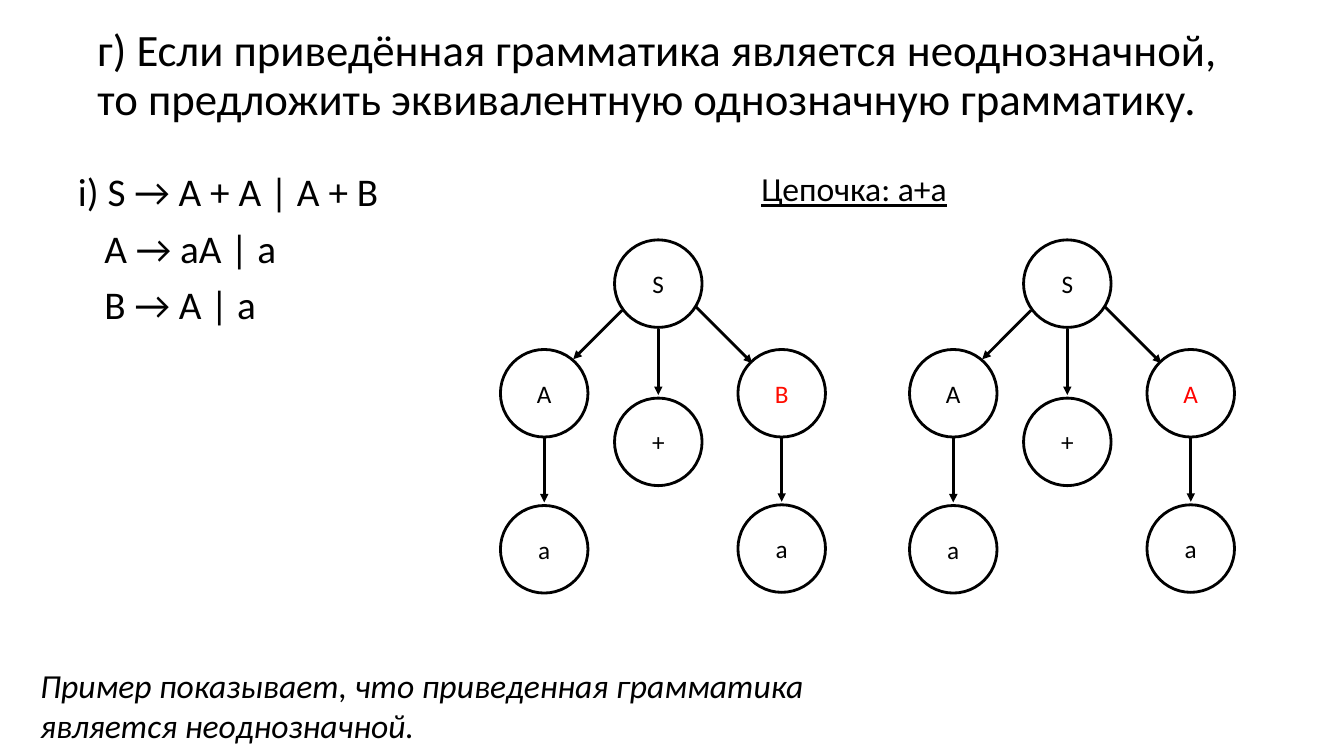
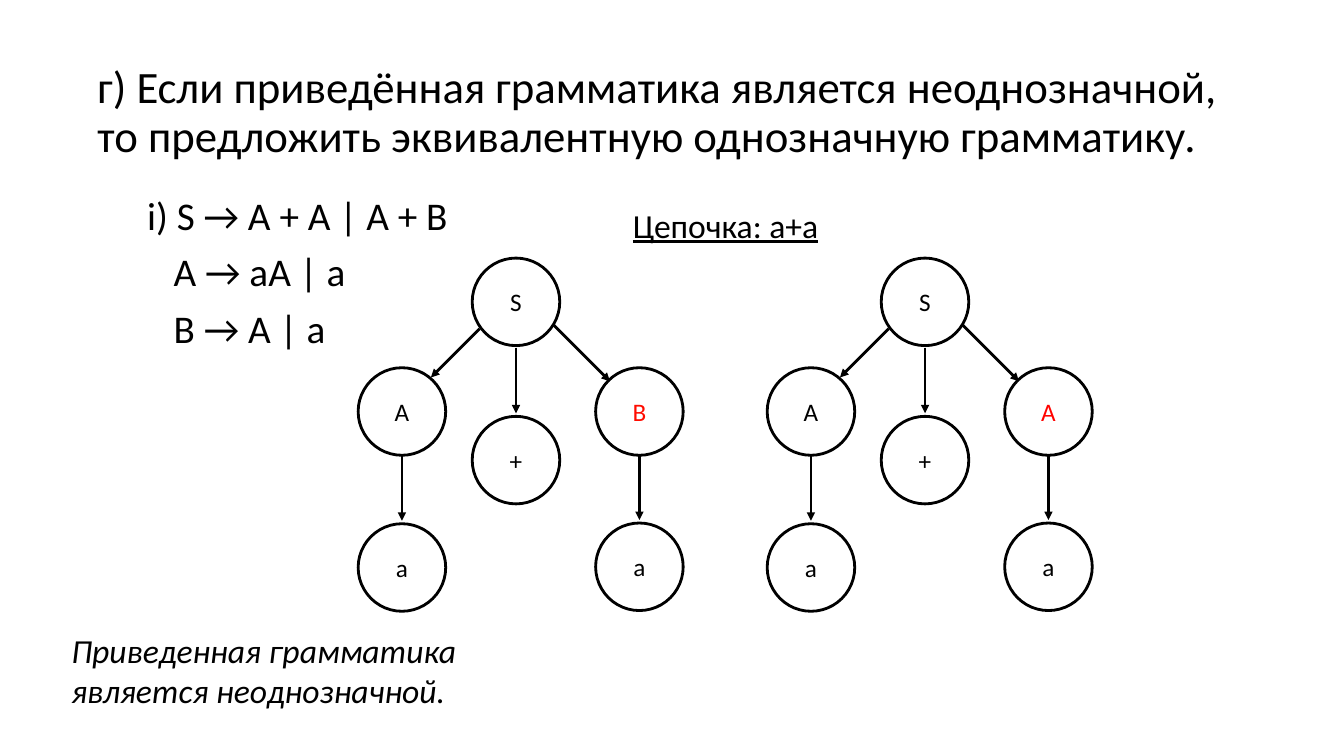
Before and after one commit to goddamnteam/korzun, a slide deck: slide 9 of task6.pptx (slide 6 before the commit). Drawn at 1344x756 pixels with LibreOffice and Linux fonts; fonts in the diff are those of the drawing. Boxes give left, top, right and bottom in pixels: in the first picture for what was removed or moved away, otherwise in the second. Text is boxed around its words. In the diff, an @@ line names an element or a change of style, - is before the commit and + after.

```diff
--- a/task6.pptx
+++ b/task6.pptx
@@ title "г) Если приведённая грамматика является ..." moved from (x1=97, y1=33, x2=1216, y2=123) to (x1=97, y1=70, x2=1216, y2=160) @@
@@ text "i) S → A + ..." moved from (x1=78, y1=177, x2=378, y2=320) to (x1=147, y1=201, x2=447, y2=344) @@
@@ text "Цепочка: a+a" moved from (x1=761, y1=179, x2=947, y2=207) to (x1=633, y1=216, x2=818, y2=244) @@
@@ arrow moved from (1105, 307) - (1162, 363) to (480, 329) - (431, 378) @@
@@ arrow moved from (622, 311) - (574, 359) to (554, 325) - (610, 381) @@
@@ arrow moved from (696, 307) - (752, 363) to (889, 329) - (840, 378) @@
@@ arrow moved from (1031, 311) - (982, 359) to (963, 325) - (1019, 381) @@
@@ 5 ellipses, 2 arrows moved together from (x1=615, y1=240, x2=1111, y2=486) to (x1=473, y1=258, x2=969, y2=504) @@
@@ ellipse "A" moved from (x1=501, y1=350, x2=589, y2=438) to (x1=358, y1=368, x2=446, y2=456) @@
@@ ellipse "A" moved from (x1=1147, y1=505, x2=1235, y2=593) to (x1=767, y1=368, x2=855, y2=456) @@
@@ ellipse "A" at (x1=1005, y1=368, x2=1093, y2=456): text colour #000000 to #FF0300 @@
@@ text in ellipse at (x1=804, y1=404, x2=819, y2=421): text changed @@
-a
+A
@@ arrow moved from (1191, 437) - (1191, 502) to (402, 455) - (402, 521) @@
@@ arrow moved from (782, 437) - (782, 502) to (812, 455) - (812, 521) @@
@@ 2 arrows, 1 ellipse moved together from (x1=544, y1=350, x2=997, y2=503) to (x1=639, y1=368, x2=1093, y2=520) @@
@@ ellipse "a" moved from (x1=1147, y1=350, x2=1235, y2=438) to (x1=358, y1=524, x2=446, y2=612) @@
@@ ellipse "a" moved from (x1=501, y1=506, x2=589, y2=594) to (x1=596, y1=523, x2=684, y2=611) @@
@@ ellipse "a" moved from (x1=738, y1=505, x2=826, y2=593) to (x1=767, y1=524, x2=855, y2=612) @@
@@ ellipse "a" moved from (x1=909, y1=506, x2=997, y2=594) to (x1=1005, y1=523, x2=1093, y2=611) @@
@@ text in ellipse at (x1=396, y1=564, x2=408, y2=577): text changed; text colour #FF0300 to #000000 @@
-A
+a
@@ text "Приведенная грамматика" moved from (x1=40, y1=676, x2=803, y2=744) to (x1=71, y1=641, x2=456, y2=709) @@
@@ text at (x1=71, y1=641, x2=456, y2=669): text changed @@
-Пример показывает, что приведенная грамматика
+Приведенная грамматика
```
Also in this commit, not shown: 7 other slides changed, 3 slides added.
